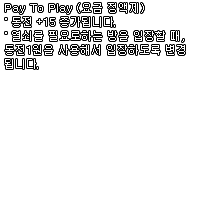
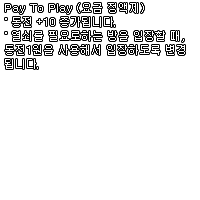
Layered file, before and after one edit (w=200, h=200). Changes by layer:
renamed "Pay To Play (요금 정액제) ˚ 동전 +15 증가됩니다. ˚ 열쇠를 필요로하는 방을 입장할 때, 동전1원" to "Pay To Play (요금 정액제) ˚ 동전 +10 증가됩니다. ˚ 열쇠를 필요로하는 방을 입장할 때, 동전1원", painted on it over (x1=49, y1=17, x2=56, y2=24)
